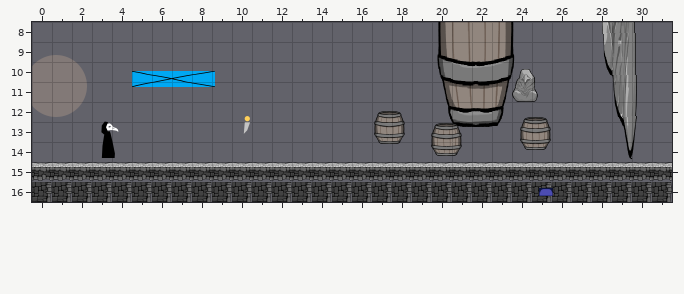
Two versions of a level (Tiled map (JSON), Physics/Physics/assets/test7.tmj). Above is the file before it was changed.
Cells are 300x300 px. Shown: x 0..31, y 8..16.
After the commit:
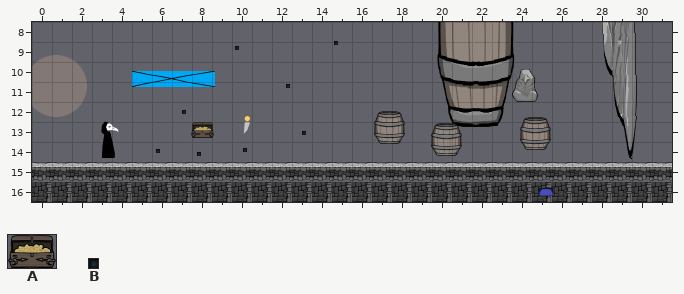
Key: from "GameObjects": A 4 "goaldoor"; from "backgroundAssets": B 10 "light".
Objects are placed by their top-left corner, in cells (3,4 is the top-left corner of cell 3,4); size is 1x1 cell unless given.
From the commit log: ambient lights, god i need to stop working on dev oops
From old to new:
--- layer "player"
+A "treasure" at 8,13 size 1.2x0.8
--- layer "entities"
+B "light" at 7.5,12.4 size 0.2x0.2
+B "light" at 13.5,13.5 size 0.2x0.2
+B "light" at 10.6,14.3 size 0.2x0.2
+B "light" at 6.2,14.4 size 0.2x0.2
+B "light" at 8.3,14.5 size 0.2x0.2
--- layer "actionEntities"
+B "light" at 15.1,8.9 size 0.2x0.2
+B "light" at 10.1,9.2 size 0.2x0.2
+B "light" at 12.7,11.1 size 0.2x0.2
